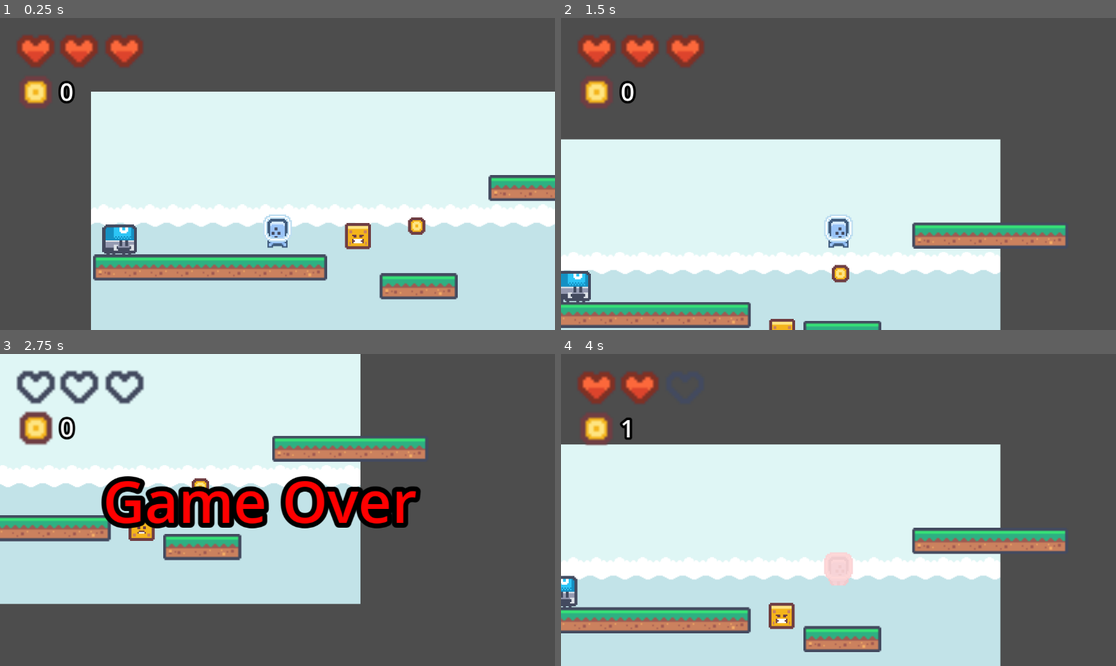
Above: before the commit, frames 1-4 (two rows, left to right).
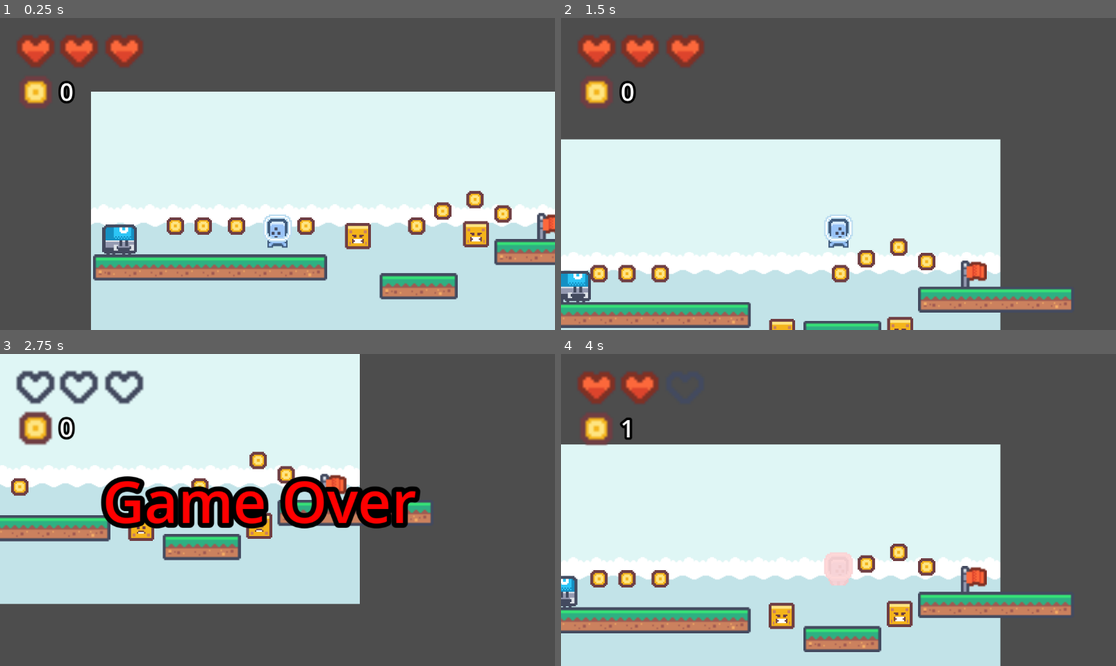
Above: after the commit, the same moments.

Repository: HA5UN0/rfgd-beginner-projects
Game: Godot game, scene res://scenes/main.tscn
Two runs of this game, one before a commit and one after it. Both use one fixed random seed, a clock stepped at 60 frames per second and the inputs below.
Inputs:
- Up to frame 1 (0.25 s): no input
- Up to frame 2 (1.5 s): hold Right (move_right) from 0.53 s (still down); tap Space (jump) at 0.77 s
- Up to frame 3 (2.75 s): tap Space (jump) at 1.52 s; release Right (move_right) at 2.03 s; hold A (move_left) from 2.03 s (still down)
- Up to frame 4 (4 s): release A (move_left) at 2.78 s; hold Right (move_right) from 2.78 s (still down); tap Space (jump) at 3.02, 3.77 s

The runs differ from the first frame. In frame 1, 3.7% of the frame differs, in the area x 30-100%, y 50-80%; in frame 2, 5.8%; in frame 3, 5.3%; in frame 4, 6.0%, in the area x 5-92%, y 55-88%.

Commit message:
added win area, additional coins and enemies

Diff:
--- a/platform-game/scenes/main.tscn
+++ b/platform-game/scenes/main.tscn
@@ -19,6 +19,8 @@
 [ext_resource type="Texture2D" uid="uid://d0o71c1fnghfg" path="res://art/kenney_pixel-platformer/Tiles/Characters/tile_0012.png" id="17_ba58k"]
 [ext_resource type="Script" path="res://scripts/coin.gd" id="18_kunn8"]
 [ext_resource type="Texture2D" uid="uid://oa6dcxwsb804" path="res://art/kenney_pixel-platformer/Tiles/tile_0152.png" id="18_tfxfy"]
+[ext_resource type="Texture2D" uid="uid://btoo8qvjee731" path="res://art/kenney_pixel-platformer/Tiles/tile_0111.png" id="20_q0s6i"]
+[ext_resource type="Texture2D" uid="uid://dk2bthsc8h4fw" path="res://art/kenney_pixel-platformer/Tiles/tile_0112.png" id="21_q38vy"]
 
 [sub_resource type="RectangleShape2D" id="RectangleShape2D_didgo"]
 size = Vector2(478, 49)
@@ -178,6 +180,47 @@
 _data = {
 "RESET": SubResource("Animation_m0ewl"),
 "dead": SubResource("Animation_o7587")
+}
+
+[sub_resource type="RectangleShape2D" id="RectangleShape2D_uu1ab"]
+size = Vector2(85, 55.3333)
+
+[sub_resource type="Animation" id="Animation_bbbik"]
+resource_name = "idle"
+length = 0.5
+loop_mode = 1
+tracks/0/type = "value"
+tracks/0/imported = false
+tracks/0/enabled = true
+tracks/0/path = NodePath("Sprite2D:texture")
+tracks/0/interp = 1
+tracks/0/loop_wrap = true
+tracks/0/keys = {
+"times": PackedFloat32Array(0, 0.25),
+"transitions": PackedFloat32Array(1, 1),
+"update": 1,
+"values": [ExtResource("20_q0s6i"), ExtResource("21_q38vy")]
+}
+
+[sub_resource type="Animation" id="Animation_onnsf"]
+length = 0.001
+tracks/0/type = "value"
+tracks/0/imported = false
+tracks/0/enabled = true
+tracks/0/path = NodePath("Sprite2D:texture")
+tracks/0/interp = 1
+tracks/0/loop_wrap = true
+tracks/0/keys = {
+"times": PackedFloat32Array(0),
+"transitions": PackedFloat32Array(1),
+"update": 1,
+"values": [ExtResource("20_q0s6i")]
+}
+
+[sub_resource type="AnimationLibrary" id="AnimationLibrary_krdar"]
+_data = {
+"RESET": SubResource("Animation_onnsf"),
+"idle": SubResource("Animation_bbbik")
 }
 
 [sub_resource type="CircleShape2D" id="CircleShape2D_vg2nc"]
@@ -1224,7 +1267,7 @@
 
 [node name="mediumPlatform" type="StaticBody2D" parent="."]
 z_index = 1
-position = Vector2(828, 183)
+position = Vector2(840, 316)
 collision_layer = 3
 collision_mask = 3
 
@@ -1471,21 +1514,216 @@
 "": SubResource("AnimationLibrary_acgmv")
 }
 
-[node name="coin" type="Area2D" parent="."]
+[node name="MainEnemyTwo2" type="CharacterBody2D" parent="." node_paths=PackedStringArray("endPoint")]
+z_index = 1
+position = Vector2(775, 259)
+collision_layer = 2
+collision_mask = 2
+script = ExtResource("13_rxf88")
+speed = 80
+limit = 1.0
+endPoint = NodePath("Marker2D")
+
+[node name="Sprite2D" type="Sprite2D" parent="MainEnemyTwo2"]
+texture_filter = 1
+scale = Vector2(3, 3)
+texture = ExtResource("16_spii6")
+
+[node name="CollisionShape2D" type="CollisionShape2D" parent="MainEnemyTwo2"]
+position = Vector2(0, 14)
+shape = SubResource("RectangleShape2D_0ceqo")
+
+[node name="enemy" type="Area2D" parent="MainEnemyTwo2"]
+
+[node name="CollisionShape2D" type="CollisionShape2D" parent="MainEnemyTwo2/enemy"]
+position = Vector2(0, 6.5)
+shape = SubResource("RectangleShape2D_ah3op")
+
+[node name="enemyHurtBox" type="Area2D" parent="MainEnemyTwo2"]
+visible = false
+
+[node name="CollisionShape2D" type="CollisionShape2D" parent="MainEnemyTwo2/enemyHurtBox"]
+visible = false
+position = Vector2(0.5, -23)
+shape = SubResource("RectangleShape2D_7y55u")
+disabled = true
+
+[node name="Marker2D" type="Marker2D" parent="MainEnemyTwo2"]
+position = Vector2(1, 151)
+
+[node name="AnimationPlayer" type="AnimationPlayer" parent="MainEnemyTwo2"]
+libraries = {
+"": SubResource("AnimationLibrary_acgmv")
+}
+
+[node name="winArea" type="Area2D" parent="."]
+z_index = 1
+position = Vector2(929, 262)
+scale = Vector2(3, 3)
+
+[node name="Sprite2D" type="Sprite2D" parent="winArea"]
+texture = ExtResource("20_q0s6i")
+
+[node name="CollisionShape2D" type="CollisionShape2D" parent="winArea"]
+position = Vector2(32.5, -17.6667)
+shape = SubResource("RectangleShape2D_uu1ab")
+
+[node name="AnimationPlayer" type="AnimationPlayer" parent="winArea"]
+libraries = {
+"": SubResource("AnimationLibrary_krdar")
+}
+autoplay = "idle"
+
+[node name="Coins" type="Node" parent="."]
+
+[node name="coin" type="Area2D" parent="Coins"]
 position = Vector2(652, 262)
 script = ExtResource("18_kunn8")
 
-[node name="Sprite2D" type="Sprite2D" parent="coin"]
+[node name="Sprite2D" type="Sprite2D" parent="Coins/coin"]
 z_index = 1
 texture_filter = 1
 scale = Vector2(3, 3)
 texture = ExtResource("7_oxgtm")
 
-[node name="CollisionShape2D" type="CollisionShape2D" parent="coin"]
+[node name="CollisionShape2D" type="CollisionShape2D" parent="Coins/coin"]
 z_index = 1
 shape = SubResource("CircleShape2D_vg2nc")
 
-[node name="AnimationPlayer" type="AnimationPlayer" parent="coin"]
+[node name="AnimationPlayer" type="AnimationPlayer" parent="Coins/coin"]
 libraries = {
 "": SubResource("AnimationLibrary_du448")
 }
+
+[node name="coin2" type="Area2D" parent="Coins"]
+position = Vector2(151, 262)
+script = ExtResource("18_kunn8")
+
+[node name="Sprite2D" type="Sprite2D" parent="Coins/coin2"]
+z_index = 1
+texture_filter = 1
+scale = Vector2(3, 3)
+texture = ExtResource("7_oxgtm")
+
+[node name="CollisionShape2D" type="CollisionShape2D" parent="Coins/coin2"]
+z_index = 1
+shape = SubResource("CircleShape2D_vg2nc")
+
+[node name="AnimationPlayer" type="AnimationPlayer" parent="Coins/coin2"]
+libraries = {
+"": SubResource("AnimationLibrary_du448")
+}
+
+[node name="coin3" type="Area2D" parent="Coins"]
+position = Vector2(209, 262)
+script = ExtResource("18_kunn8")
+
+[node name="Sprite2D" type="Sprite2D" parent="Coins/coin3"]
+z_index = 1
+texture_filter = 1
+scale = Vector2(3, 3)
+texture = ExtResource("7_oxgtm")
+
+[node name="CollisionShape2D" type="CollisionShape2D" parent="Coins/coin3"]
+z_index = 1
+shape = SubResource("CircleShape2D_vg2nc")
+
+[node name="AnimationPlayer" type="AnimationPlayer" parent="Coins/coin3"]
+libraries = {
+"": SubResource("AnimationLibrary_du448")
+}
+
+[node name="coin4" type="Area2D" parent="Coins"]
+position = Vector2(278, 262)
+script = ExtResource("18_kunn8")
+
+[node name="Sprite2D" type="Sprite2D" parent="Coins/coin4"]
+z_index = 1
+texture_filter = 1
+scale = Vector2(3, 3)
+texture = ExtResource("7_oxgtm")
+
+[node name="CollisionShape2D" type="CollisionShape2D" parent="Coins/coin4"]
+z_index = 1
+shape = SubResource("CircleShape2D_vg2nc")
+
+[node name="AnimationPlayer" type="AnimationPlayer" parent="Coins/coin4"]
+libraries = {
+"": SubResource("AnimationLibrary_du448")
+}
+
+[node name="coin5" type="Area2D" parent="Coins"]
+position = Vector2(422, 262)
+script = ExtResource("18_kunn8")
+
+[node name="Sprite2D" type="Sprite2D" parent="Coins/coin5"]
+z_index = 1
+texture_filter = 1
+scale = Vector2(3, 3)
+texture = ExtResource("7_oxgtm")
+
+[node name="CollisionShape2D" type="CollisionShape2D" parent="Coins/coin5"]
+z_index = 1
+shape = SubResource("CircleShape2D_vg2nc")
+
+[node name="AnimationPlayer" type="AnimationPlayer" parent="Coins/coin5"]
+libraries = {
+"": SubResource("AnimationLibrary_du448")
+}
+
+[node name="coin6" type="Area2D" parent="Coins"]
+position = Vector2(706, 231)
+script = ExtResource("18_kunn8")
+
+[node name="Sprite2D" type="Sprite2D" parent="Coins/coin6"]
+z_index = 1
+texture_filter = 1
+scale = Vector2(3, 3)
+texture = ExtResource("7_oxgtm")
+
+[node name="CollisionShape2D" type="CollisionShape2D" parent="Coins/coin6"]
+z_index = 1
+shape = SubResource("CircleShape2D_vg2nc")
+
+[node name="AnimationPlayer" type="AnimationPlayer" parent="Coins/coin6"]
+libraries = {
+"": SubResource("AnimationLibrary_du448")
+}
+
+[node name="coin7" type="Area2D" parent="Coins"]
+position = Vector2(773, 207)
+script = ExtResource("18_kunn8")
+
+[node name="Sprite2D" type="Sprite2D" parent="Coins/coin7"]
+z_index = 1
+texture_filter = 1
+scale = Vector2(3, 3)
+texture = ExtResource("7_oxgtm")
+
+[node name="CollisionShape2D" type="CollisionShape2D" parent="Coins/coin7"]
+z_index = 1
+shape = SubResource("CircleShape2D_vg2nc")
+
+[node name="AnimationPlayer" type="AnimationPlayer" parent="Coins/coin7"]
+libraries = {
+"": SubResource("AnimationLibrary_du448")
+}
+
+[node name="coin8" type="Area2D" parent="Coins"]
+position = Vector2(831, 237)
+script = ExtResource("18_kunn8")
+
+[node name="Sprite2D" type="Sprite2D" parent="Coins/coin8"]
+z_index = 1
+texture_filter = 1
+scale = Vector2(3, 3)
+texture = ExtResource("7_oxgtm")
+
+[node name="CollisionShape2D" type="CollisionShape2D" parent="Coins/coin8"]
+z_index = 1
+shape = SubResource("CircleShape2D_vg2nc")
+
+[node name="AnimationPlayer" type="AnimationPlayer" parent="Coins/coin8"]
+libraries = {
+"": SubResource("AnimationLibrary_du448")
+}
Not shown: 1 places in platform-game/scenes/main.tscn that only renumber resources
